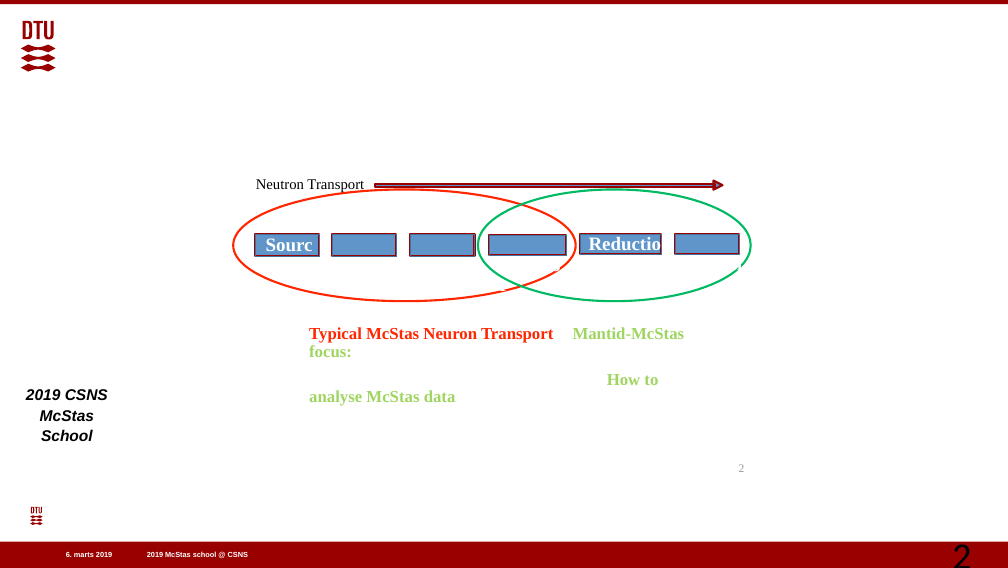
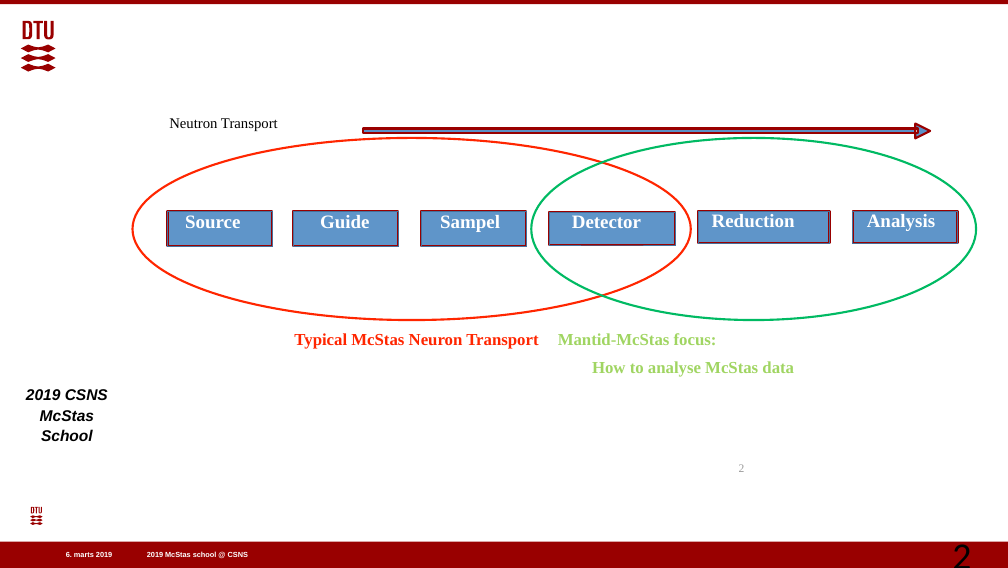
Before and after one commit to eddymaoui/Schools, a slide deck: slide 2 of CSNS_March_2019/5_Friday_March_29th/5_McStas-Mantid/McStas-Mantid.pptx. Drawn at 1008x568 pixels with LibreOffice and Linux fonts; fonts in the diff are those of the drawing; background and template pictures are left out. Boxes give left, top, right and bottom in pixels: in the first picture for what was removed or moved away, otherwise in the second. Text is boxed around its words. In the diff, an @@ line names an element or a change of style, - is before the commit and + after.

```diff
--- a/CSNS_March_2019/5_Friday_March_29th/5_McStas-Mantid/McStas-Mantid.pptx
+++ b/CSNS_March_2019/5_Friday_March_29th/5_McStas-Mantid/McStas-Mantid.pptx
@@ text "Neutron Transport": place and size @@
-text "Neutron Transport" at <box>256,179,364,192</box>
+text "Neutron Transport" at <box>169,118,278,131</box>
@@ freeform shape: place and size @@
-freeform shape at <box>233,189,576,301</box>
+freeform shape at <box>132,138,691,319</box>
@@ freeform shape: place and size @@
-freeform shape at <box>375,180,722,189</box>
+freeform shape at <box>363,123,930,138</box>
@@ freeform shape: place and size @@
-freeform shape at <box>478,189,751,301</box>
+freeform shape at <box>531,138,976,319</box>
@@ rectangle: place and size @@
-rectangle at <box>255,234,319,255</box>
+rectangle at <box>167,211,272,246</box>
@@ rectangle: place and size @@
-rectangle at <box>255,234,319,255</box>
+rectangle at <box>167,211,272,246</box>
@@ text "Source" rewrapped from <box>266,235,317,252</box> to <box>185,215,240,228</box> @@
@@ rectangle: place and size @@
-rectangle at <box>332,234,397,255</box>
+rectangle at <box>294,211,399,246</box>
@@ rectangle: place and size @@
-rectangle at <box>332,234,397,255</box>
+rectangle at <box>294,211,399,246</box>
@@ text "Guide" rewrapped from <box>346,235,391,252</box> to <box>320,215,369,228</box> @@
@@ rectangle: place and size @@
-rectangle at <box>410,234,474,255</box>
+rectangle at <box>421,211,526,246</box>
@@ rectangle: place and size @@
-rectangle at <box>410,234,474,255</box>
+rectangle at <box>421,211,526,246</box>
@@ text "Sampel": place and size @@
-text "Sampel" at <box>419,235,476,252</box>
+text "Sampel" at <box>440,215,500,232</box>
@@ rectangle: place and size @@
-rectangle at <box>489,235,566,255</box>
+rectangle at <box>549,212,674,244</box>
@@ rectangle: place and size @@
-rectangle at <box>489,235,566,255</box>
+rectangle at <box>549,212,674,244</box>
@@ text "Detector" rewrapped from <box>500,235,565,252</box> to <box>572,215,641,228</box> @@
@@ rectangle: place and size @@
-rectangle at <box>580,234,661,254</box>
+rectangle at <box>698,211,829,243</box>
@@ rectangle: place and size @@
-rectangle at <box>580,234,661,254</box>
+rectangle at <box>698,211,829,243</box>
@@ text "Reduction" rewrapped from <box>589,235,663,251</box> to <box>712,214,795,227</box> @@
@@ rectangle: place and size @@
-rectangle at <box>675,234,739,254</box>
+rectangle at <box>853,211,958,243</box>
@@ rectangle: place and size @@
-rectangle at <box>675,234,739,254</box>
+rectangle at <box>853,211,958,243</box>
@@ text "Analysis" rewrapped from <box>682,235,743,251</box> to <box>867,214,935,231</box> @@
@@ text "Typical McStas Neuron Transport Mantid-McStas ..." rewrapped from <box>309,327,685,385</box> to <box>294,333,794,377</box> @@
```
Also in this commit, not shown: 18 other slides changed, 3 other files.
